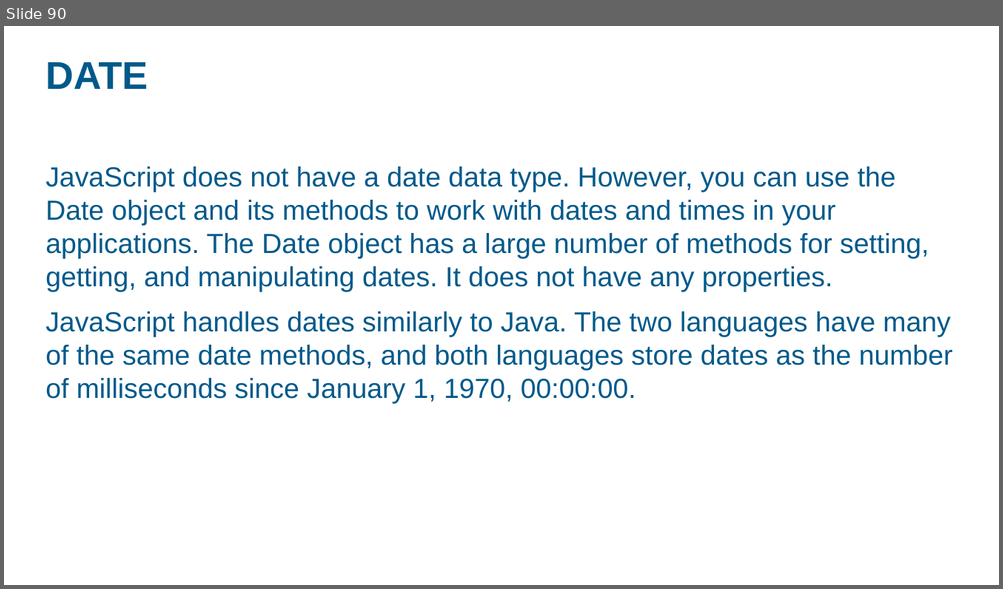
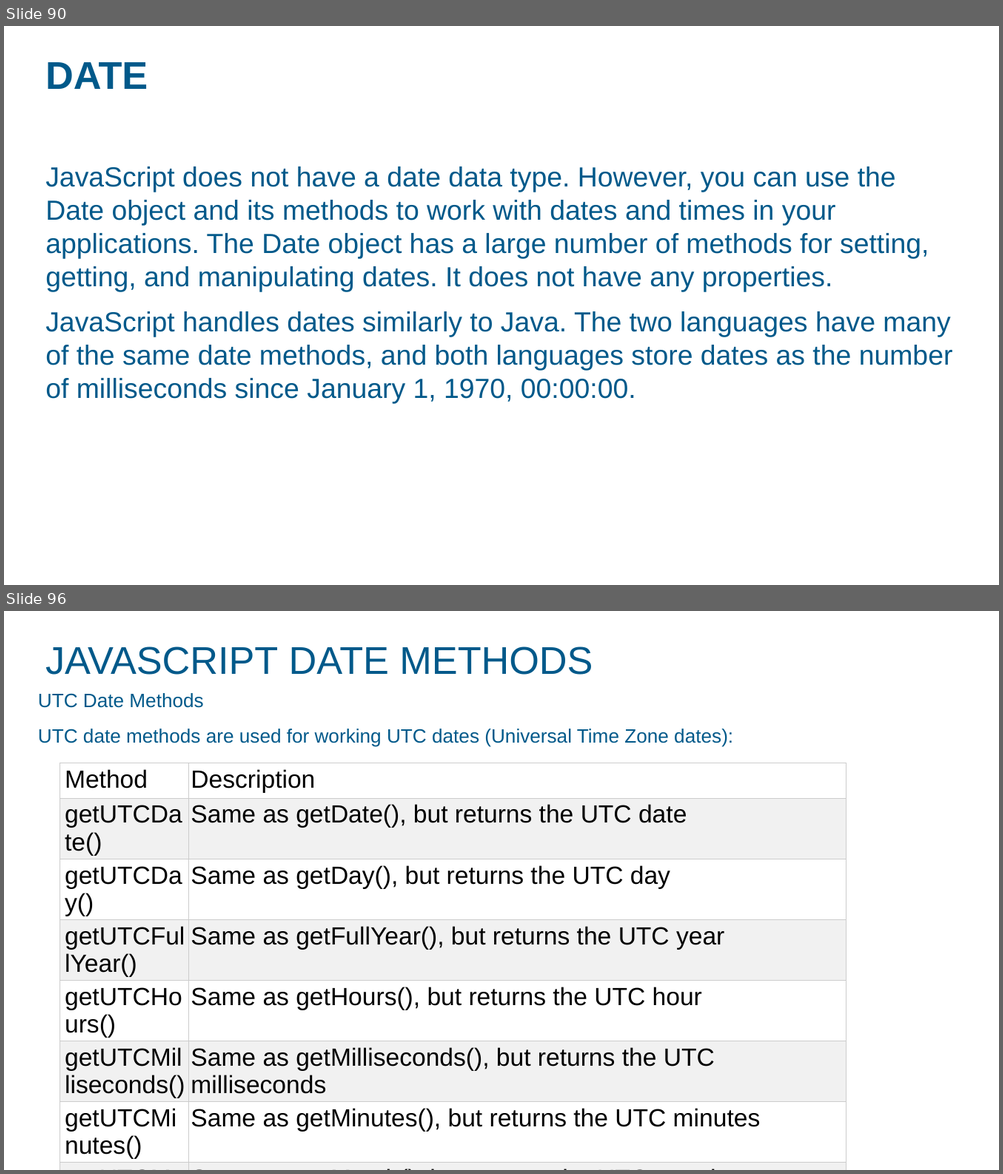
Before and after one commit to ashok07iet/java-script-sample-code, a slide deck: doc/javascript.pptx. Shown one above the other, each under a label of ours: slide 90 before the commit, slides 90 and 96 after it; the slides between them are not shown. The pictures are 1003x589 and 1003x1174 pixels, drawn with LibreOffice and Linux fonts; fonts in the diff are those of the drawing; background and template pictures are left out. Boxes give left, top, right and bottom in pixels: in the first picture for what was removed or moved away, otherwise in the second. Text is boxed around its words. In the diff, an @@ line names an element or a change of style, - is before the commit and + after.

```diff
--- a/doc/javascript.pptx
+++ b/doc/javascript.pptx
@@ slide 96 added at [4,611,999,1170], background picture (left out) @@
@@ title added at [45,647,592,675], 28 pt, text #00598A @@
+JAVASCRIPT DATE METHODS
@@ text added at [38,693,733,747], 14 pt, text #00598A @@
+UTC Date Methods
+UTC date methods are used for working UTC dates (Universal Time Zone dates):
@@ table added at [60,763,845,1170], 9 rows, 2 columns @@
+Method | Description
+getUTCDate() | Same as getDate(), but returns the UTC date
+getUTCDay() | Same as getDay(), but returns the UTC day
+getUTCFullYear() | Same as getFullYear(), but returns the UTC year
+getUTCHours() | Same as getHours(), but returns the UTC hour
+getUTCMilliseconds() | Same as getMilliseconds(), but returns the UTC milliseconds
+getUTCMinutes() | Same as getMinutes(), but returns the UTC minutes
+getUTCMonth() | Same as getMonth(), but returns the UTC month
+getUTCSeconds() | Same as getSeconds(), but returns the UTC seconds
```
Also in this commit, not shown: 1 slide changed, 4 other slides added, 18 other files.
